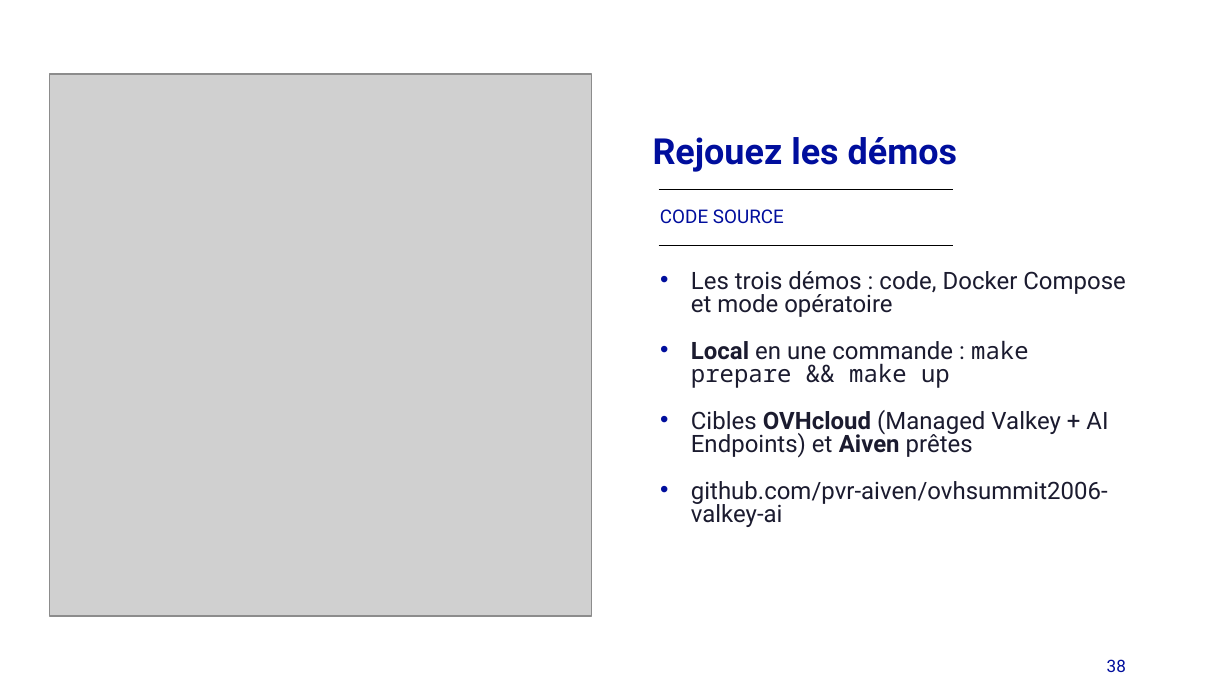
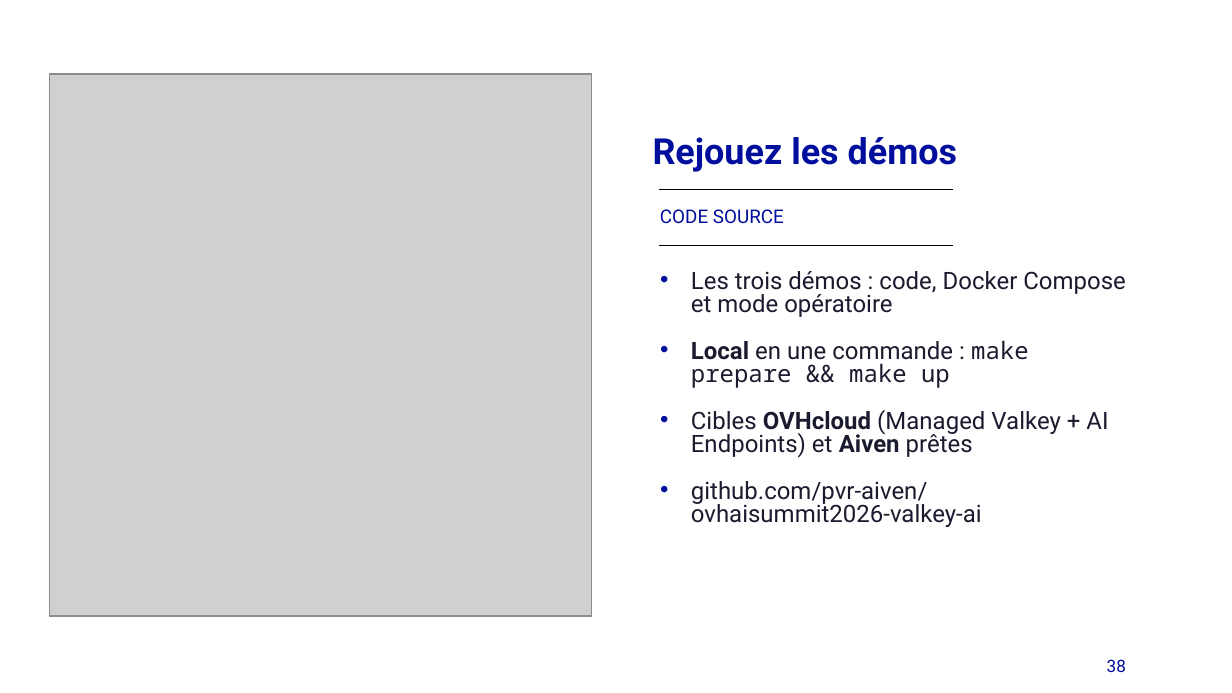
Before and after one commit to pvr-aiven/ovhaisummit2026-valkey-ai, a slide deck: slide 38 of valkey-ai-summit2026.pptx. Drawn at 1232x693 pixels with LibreOffice and Linux fonts; fonts in the diff are those of the drawing; grey boxes stand for pictures; background and template pictures are left out. Boxes give left, top, right and bottom in pixels: in the first picture for what was removed or moved away, otherwise in the second. Text is boxed around its words. In the diff, an @@ line names an element or a change of style, - is before the commit and + after.

```diff
--- a/valkey-ai-summit2026.pptx
+++ b/valkey-ai-summit2026.pptx
@@ text at (x1=691, y1=481, x2=982, y2=527): text changed @@
-• github.com/pvr-aiven/ovhsummit2006-valkey-ai
+• github.com/pvr-aiven/
+  ovhaisummit2026-valkey-ai
```
Also in this commit, not shown: 2 other slides changed, 1 slide added, 8 other files.
